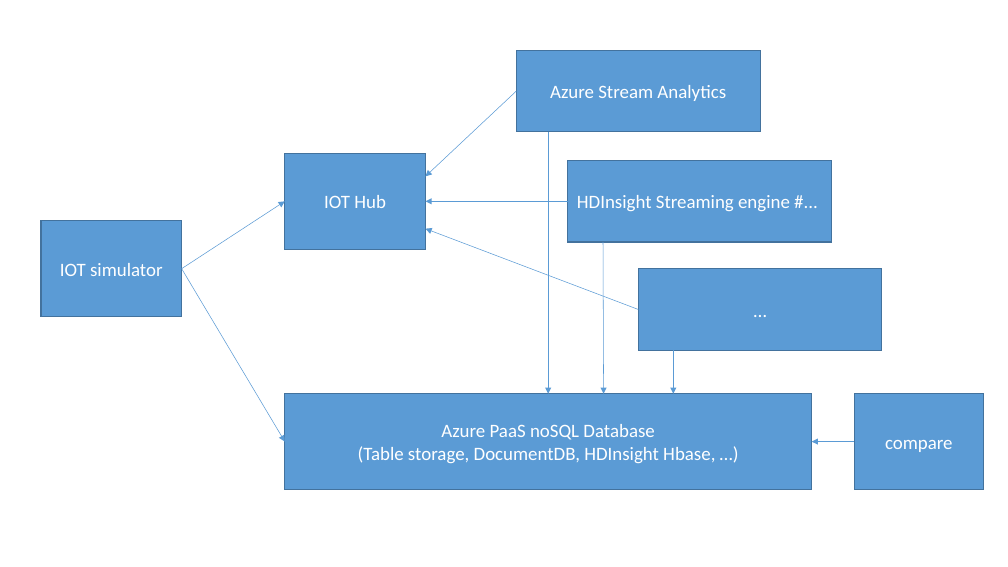
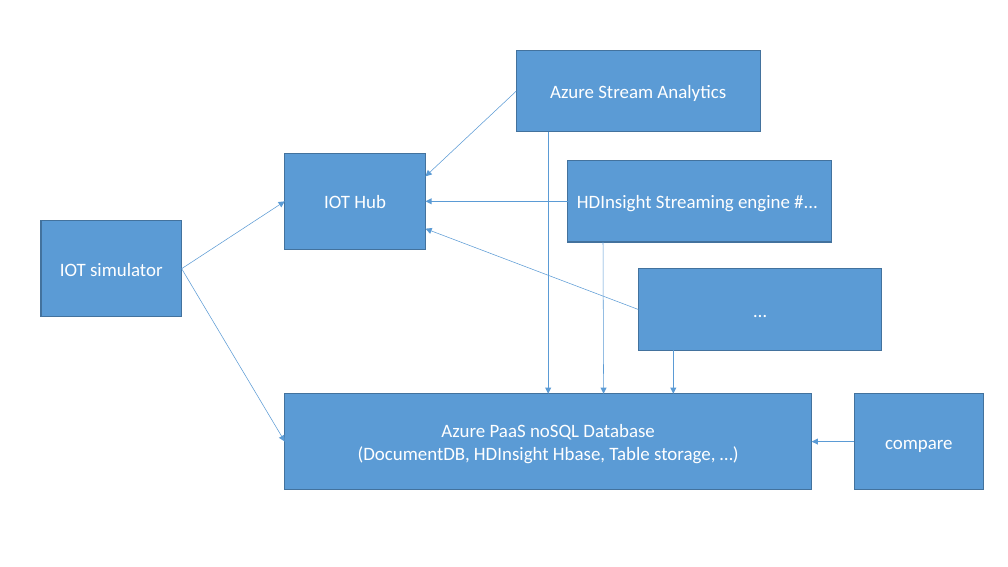
Before and after one commit to boontadata/boontadata-paas, a slide deck: slide 1 of doc/diagrams/diagrams.pptx. Drawn at 1008x567 pixels with LibreOffice and Linux fonts; fonts in the diff are those of the drawing. Boxes give left, top, right and bottom in pixels: in the first picture for what was removed or moved away, otherwise in the second. Text is boxed around its words. In the diff, an @@ line names an element or a change of style, - is before the commit and + after.

```diff
--- a/doc/diagrams/diagrams.pptx
+++ b/doc/diagrams/diagrams.pptx
@@ text in rectangle at (358,424,715,463): text changed @@
-Azure PaaS noSQL Database
-(Table storage, DocumentDB, HDInsight Hbase, …)
+Azure PaaS noSQL Database
+(DocumentDB, HDInsight Hbase, Table storage, …)
```
Also in this commit, not shown: 8 other files.
